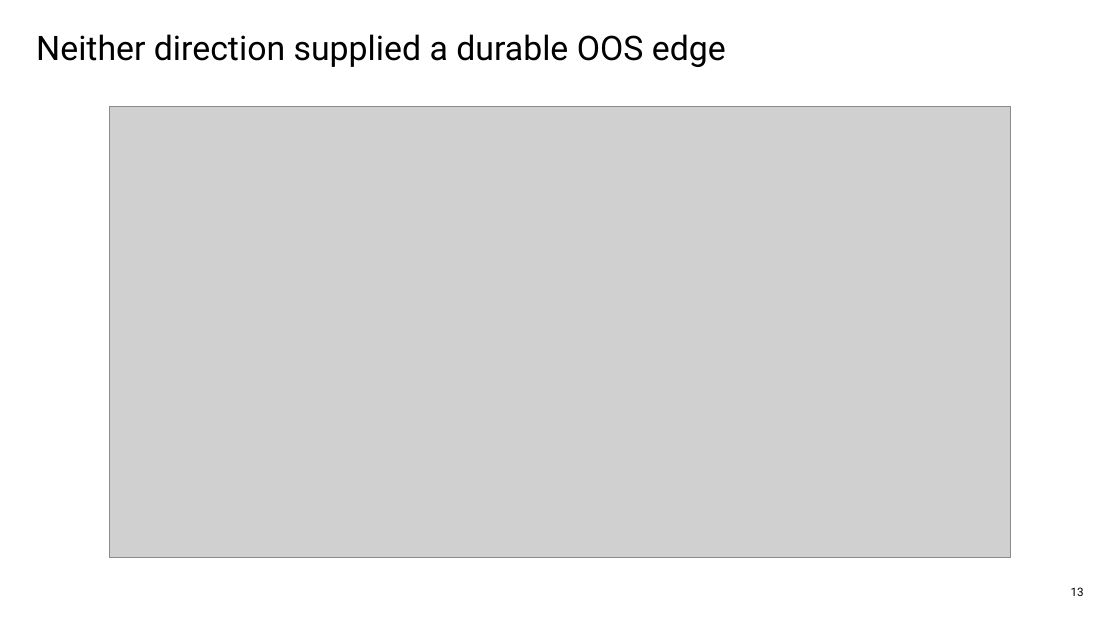
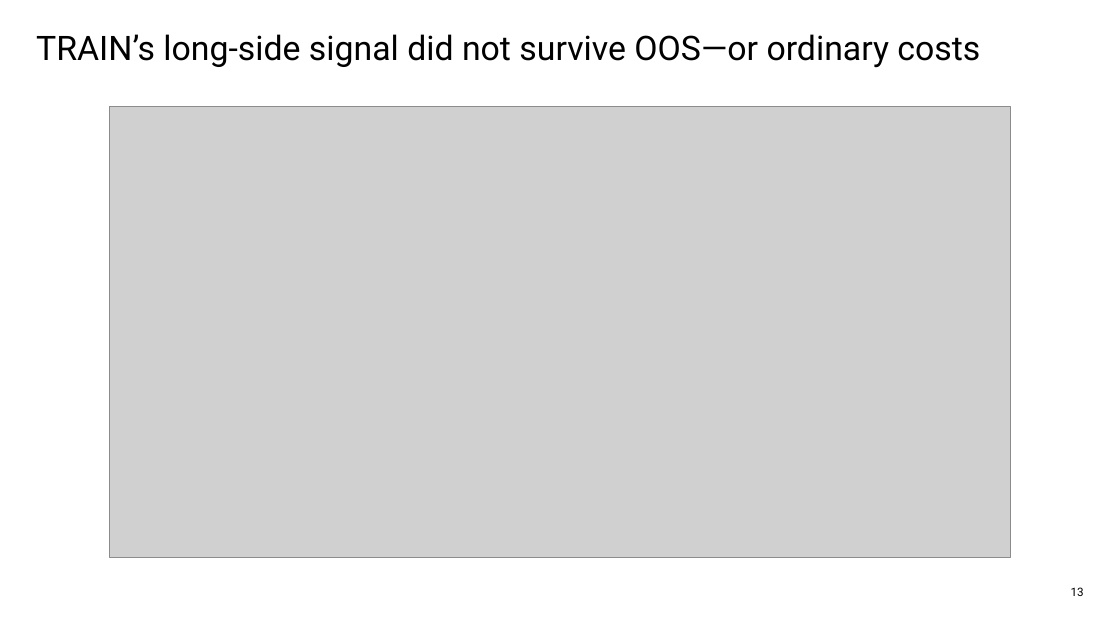
Before and after one commit to Francisc0Franc0/Time-Series-Modeling-Gen5, a slide deck: slide 13 of literature_studies/presentations/gen5_lit_mom_01_1_interday_momentum_evidence.pptx. Drawn at 1120x630 pixels with LibreOffice and Linux fonts; fonts in the diff are those of the drawing; grey boxes stand for pictures. Boxes give left, top, right and bottom in pixels: in the first picture for what was removed or moved away, otherwise in the second. Text is boxed around its words. In the diff, an @@ line names an element or a change of style, - is before the commit and + after.

```diff
--- a/literature_studies/presentations/gen5_lit_mom_01_1_interday_momentum_evidence.pptx
+++ b/literature_studies/presentations/gen5_lit_mom_01_1_interday_momentum_evidence.pptx
@@ text at (36,34,980,68): text changed @@
-Neither direction supplied a durable OOS edge
+TRAIN’s long-side signal did not survive OOS—or ordinary costs
```
Also in this commit, not shown: 2 other slides changed, 5 other files.
